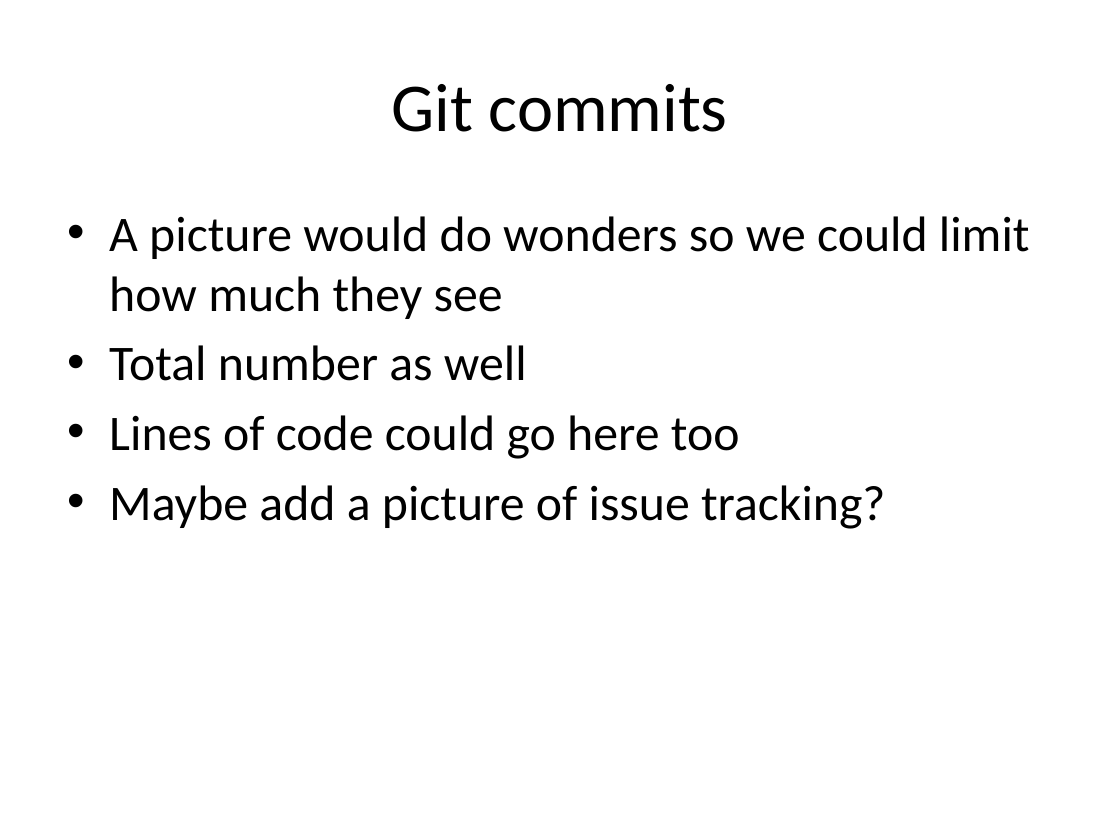
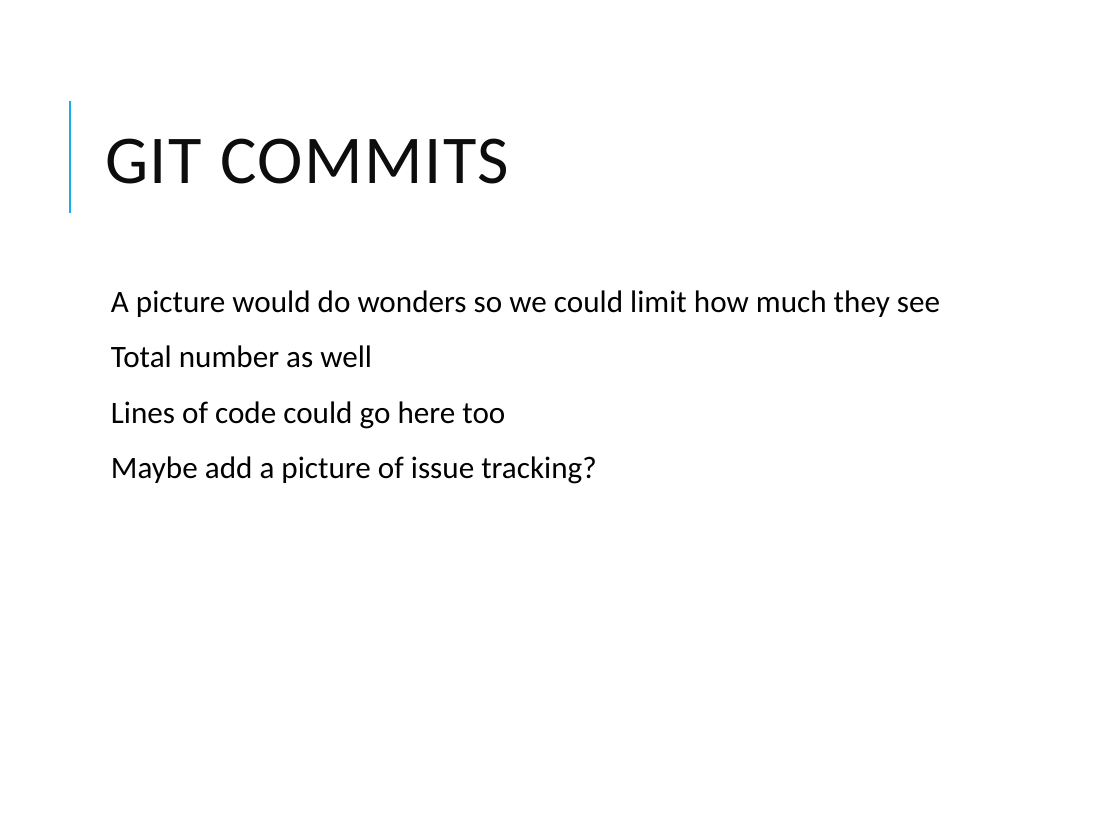
Before and after one commit to calebdehaan/Software1Project, a slide deck: slide 4 of Trythis.pptx (slide 6 before the commit). Drawn at 1120x840 pixels with LibreOffice and Linux fonts; fonts in the diff are those of the drawing. Boxes give left, top, right and bottom in pixels: in the first picture for what was removed or moved away, otherwise in the second. Text is boxed around its words. In the diff, an @@ line names an element or a change of style, - is before the commit and + after.

```diff
--- a/Trythis.pptx
+++ b/Trythis.pptx
@@ line added from (69, 213) to (69, 101), #1CADE4 1.5 pt @@
@@ title at (105,138,509,184): text changed; text colour #000000 to #0D0D0D @@
-Git commits
+GIT COMMITS
@@ text "A picture would do wonders ...": place and size @@
-text "A picture would do wonders ..." at (109,216,1030,529)
+text "A picture would do wonders ..." at (111,290,940,484)
@@ text "A picture would do wonders ..." at (111,290,940,484): size 32 to 20 pt; bullet • to  ; line spacing 1 to 0.9; more space between paragraphs @@
```
Also in this commit, not shown: 4 other slides changed, 2 slides added, 3 slides removed.
